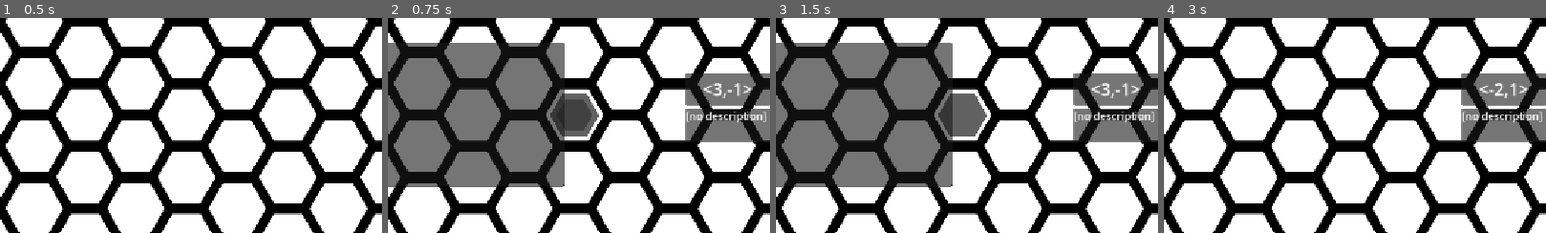
Above: before the commit, frames 1-4 (left to right).
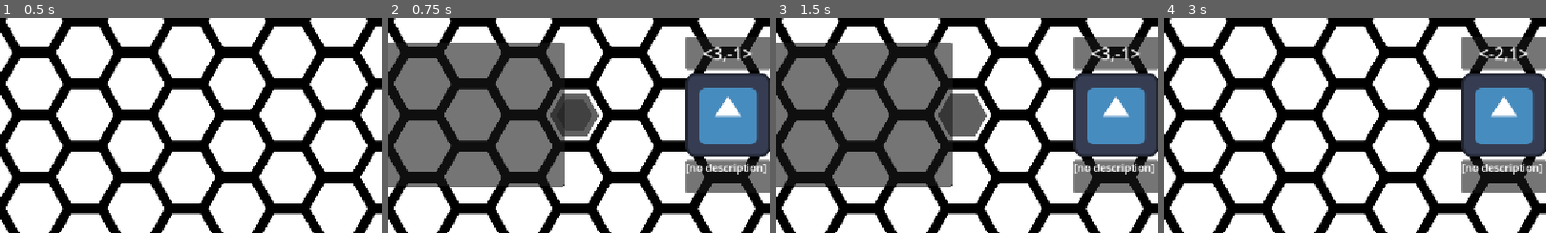
Above: after the commit, the same moments.

Repository: StickyBeacon/heks
Game: Godot game, scene res://player/player_object.tscn
Two runs of this game, one before a commit and one after it. Both use one fixed random seed, a clock stepped at 60 frames per second and the inputs below. The engine's default icon, where the game draws it, is replaced by a stand-in: a white triangle on a blue panel in a dark square.
Inputs (mouse positions are % of the whole screen's width and height, from its top left):
- Up to frame 1 (0.5 s): no input
- Up to frame 2 (0.75 s): tap Enter (enter) at 0.5 s; move the mouse to (72, 45) at 0.52 s; hold 1 (1) from 0.53 s (still down); click (72, 45) at 0.67 s
- Up to frame 3 (1.5 s): tap 2 (2) at 0.8 s; release 1 (1) at 1.25 s; tap Space at 1.25 s; drag from (30, 55) to (45, 70) at 1.27 s
- Up to frame 4 (3 s): tap Enter (enter) at 2 s; move the mouse to (60, 28) at 2.02 s; press the mouse at (60, 28) at 2.03 s; tap 1 (1) at 2.3 s; release the mouse at (60, 28) at 2.75 s; tap Space at 2.75 s; drag from (45, 70) to (20, 35) at 2.77 s
The pictures show only the part of the screen within x 50-100%, y 28-78%; the shares and areas given below are measured in that part.

Frame 1 is identical in both runs. In frame 2, 13% of the frame differs, in the area x 77-100%, y 8-82%; in frame 3, 13%; in frame 4, 13%.
Error after the commit: Invalid call. Nonexistent function 'get_tiles_ids' in base 'TileSetAtlasSource'. (res://paints/paintpallet.gd:30)

Commit message:
deftige undo en redo

Diff:
--- a/command_pattern/command_history.gd
+++ b/command_pattern/command_history.gd
@@ -9,22 +9,35 @@
 		redo()
 
 var history: Array[Command] = []
-var undone: Array[Command] = []  # holds undone commands
+var undone: Array[Command] = []
 
 func do(command: Command):
+	if command:
+		command.execute()
+		history.append(command)
+
+# used when holding down to paint multiple tiles
+# slight deviation from the pattern to allow more units of work
+func do_without_save(command: Command):
 	command.execute()
-	history.append(command)
+
+func save(command: Command):
+	if command:
+		history.append(command)
+#
 
 func undo():
 	if history.is_empty():
 		return
 	var cmd = history.pop_back()
-	cmd.undo()
-	undone.append(cmd)
+	if cmd:
+		cmd.undo()
+		undone.append(cmd)
 
 func redo():
 	if undone.is_empty():
 		return
 	var cmd = undone.pop_back()
-	cmd.execute()
-	history.append(cmd)
+	if cmd:
+		cmd.execute()
+		history.append(cmd)
--- /dev/null
+++ b/command_pattern/wrapper_command.gd
@@ -0,0 +1,19 @@
+extends Command
+
+class_name WrapperCommand
+
+var commands: Array[Command]
+
+func _init():
+	commands = []
+
+func execute():
+	for command in commands:
+		command.execute()
+
+func undo():
+	for command in commands:
+		command.undo()
+
+func extend(command: Command):
+	commands.push_back(command)
--- /dev/null
+++ b/paints/paint_button.tscn
@@ -0,0 +1,10 @@
+[gd_scene format=3 uid="uid://pu0kalvypn2d"]
+
+[node name="Control" type="TextureButton"]
+anchors_preset = 15
+anchor_right = 1.0
+anchor_bottom = 1.0
+offset_right = -1104.0
+offset_bottom = -600.0
+grow_horizontal = 2
+grow_vertical = 2
--- /dev/null
+++ b/paints/paintpallet.gd
@@ -0,0 +1,59 @@
+# PaintPalette.gd
+extends GridContainer
+class_name PaintPalette
+
+@export_node_path("TileMapLayer") var tilemap_layer_path
+@export var button_size := 48
+@export var include_alternatives := true
+
+signal tile_chosen(source_id: int, coords: Vector2i, alt_id: int)
+
+@onready var _layer: TileMapLayer = %TileMapLayer
+@onready var _tileset: TileSet = _layer.tile_set
+
+func _ready() -> void:
+	rebuild()
+
+func rebuild() -> void:
+	# clear old buttons
+	for c in get_children():
+		c.queue_free()
+
+	var group := ButtonGroup.new()
+
+	for source_id in _tileset.get_source_count():
+		var src := _tileset.get_source(source_id)
+		if src is TileSetAtlasSource:
+			var atlas := src as TileSetAtlasSource
+			var atlas_tex: Texture2D = atlas.get_texture()
+
+			for coords in atlas.get_tiles_ids():
+				var icon := _make_icon_from_atlas(atlas, atlas_tex, coords)
+				_add_button(group, icon, source_id, coords, 0)
+
+				if include_alternatives:
+					for alt_id in atlas.get_alternative_tile_ids(coords):
+						if alt_id == 0:
+							continue
+						# Alternatives usually share the same region; reuse icon.
+						_add_button(group, icon, source_id, coords, alt_id)
+
+func _make_icon_from_atlas(atlas: TileSetAtlasSource, atlas_tex: Texture2D, coords: Vector2i) -> Texture2D:
+	var r: Rect2i = atlas.get_tile_texture_region(coords) # <-- key call
+	var sub := AtlasTexture.new()
+	sub.atlas = atlas_tex
+	sub.region = Rect2(r.position, r.size) # AtlasTexture wants Rect2 (floats)
+	sub.filter_clip = true
+	return sub
+
+func _add_button(group: ButtonGroup, icon: Texture2D, source_id: int, coords: Vector2i, alt_id: int) -> void:
+	var btn := Button.new()
+	btn.toggle_mode = true
+	btn.button_group = group
+	btn.icon = icon
+	btn.expand_icon = true
+	btn.custom_minimum_size = Vector2(button_size, button_size)
+	btn.pressed.connect(func():
+		emit_signal("tile_chosen", source_id, coords, alt_id)
+	)
+	add_child(btn)
--- a/player/player_object.tscn
+++ b/player/player_object.tscn
@@ -10,7 +10,9 @@
 [ext_resource type="Texture2D" uid="uid://cpuk78oep3jpw" path="res://icon.svg" id="5_vetnn"]
 [ext_resource type="Script" uid="uid://cu4jd1e7buq54" path="res://player/text_writer.gd" id="6_eothe"]
 [ext_resource type="Script" uid="uid://cc3ps21i3xu53" path="res://command_pattern/commands.gd" id="10_ah2pu"]
+[ext_resource type="Script" uid="uid://djpkhwyfi6ok7" path="res://paints/paintpallet.gd" id="10_vivi0"]
 [ext_resource type="Script" uid="uid://cnr3jrtdmrnia" path="res://command_pattern/draw_command.gd" id="11_vivi0"]
+[ext_resource type="Script" uid="uid://dplgrnnwel83f" path="res://command_pattern/wrapper_command.gd" id="12_ah2pu"]
 
 [sub_resource type="TileSetAtlasSource" id="TileSetAtlasSource_5ut0x"]
 texture = ExtResource("2_q03rr")
@@ -45,6 +47,10 @@
 tile_size = Vector2i(102, 94)
 sources/0 = SubResource("TileSetAtlasSource_5ut0x")
 
+[sub_resource type="AtlasTexture" id="AtlasTexture_vivi0"]
+atlas = ExtResource("2_q03rr")
+region = Rect2(265, 8, 110, 96)
+
 [node name="PlayerObject" type="Node2D"]
 
 [node name="Camera2D" type="Camera2D" parent="."]
@@ -128,7 +134,6 @@
 grow_vertical = 2
 
 [node name="HexTexture" type="TextureRect" parent="UI/CanvasLayer/HexInfo"]
-visible = false
 layout_mode = 2
 texture = ExtResource("5_vetnn")
 
@@ -147,12 +152,12 @@
 grow_horizontal = 2
 grow_vertical = 2
 
-[node name="UIButtons" type="HBoxContainer" parent="UI/CanvasLayer"]
-visible = false
+[node name="UIButtons" type="GridContainer" parent="UI/CanvasLayer"]
 offset_left = 15.0
 offset_top = 15.0
 offset_right = 219.0
-offset_bottom = 115.0
+offset_bottom = 219.0
+script = ExtResource("10_vivi0")
 
 [node name="SelectButton" type="TextureButton" parent="UI/CanvasLayer/UIButtons"]
 custom_minimum_size = Vector2(100, 100)
@@ -199,6 +204,10 @@
 text = "Paint"
 horizontal_alignment = 1
 vertical_alignment = 1
+
+[node name="TextureButton" type="TextureButton" parent="UI/CanvasLayer/UIButtons"]
+layout_mode = 2
+texture_normal = SubResource("AtlasTexture_vivi0")
 
 [node name="ModeLabel" type="Label" parent="UI/CanvasLayer"]
 unique_name_in_owner = true
@@ -261,3 +270,6 @@
 
 [node name="DrawCommand" type="Node" parent="Commands"]
 script = ExtResource("11_vivi0")
+
+[node name="WrapperCommand" type="Node" parent="Commands"]
+script = ExtResource("12_ah2pu")
--- a/player/tile_select.gd
+++ b/player/tile_select.gd
@@ -3,7 +3,7 @@
 @onready var tile_map : TileMapLayer = %TileMapLayer
 @onready var camera : Camera2D = %Camera2D
 
-# @onready var DrawCommand = load("res://command_pattern/draw_command.gd")
+@onready var currentAction: WrapperCommand
 
 var selected_pos : Vector2 = Vector2.ZERO
 var selected : bool = false:
@@ -30,8 +30,19 @@
 
 			if %ModeManager.current_mode == 2:
 				if Input.is_action_pressed("left_click"):
+
+					# NOTE zie settings autoload
+					# create new currentAction if empty
+					if !currentAction:
+						currentAction = WrapperCommand.new()
+
 					paint(hover_pos)
 
+	# check for a realise in painting if so save the current action
+	if event is InputEventMouseButton:
+		if event.button_index == MOUSE_BUTTON_LEFT and Input.is_action_just_released("left_click"):
+			CommandHistory.save(currentAction)
+			currentAction = null
 
 func select_hex(pos : Vector2) -> void:
 	if (pos == selected_pos and selected) or %TileDataManager.is_out_of_bounds(pos):
@@ -58,6 +69,10 @@
 		1:
 			select_hex(pos)
 		2:
+			# NOTE zie settings autoload
+			# create new currentAction if empty
+			if !currentAction:
+				currentAction = WrapperCommand.new()
 			paint(pos)
 		_:
 			print("%s: mode %s doesnt exist " % [name, %ModeManager.current_mode])
@@ -69,7 +84,10 @@
 
 	# check before we do the command if this even is a command...
 	if old_paint != %ModeManager.current_paint_alt:
+
 		var drw_cmd = DrawCommand.new(tile_map, pos, %ModeManager.current_paint_alt, old_paint)
-		CommandHistory.do(drw_cmd);
-		#var current_atlas_coords = tile_map.get_cell_atlas_coords(pos)
-		#tile_map.set_cell(pos, tile_map.get_cell_source_id(pos), current_atlas_coords, %ModeManager.current_paint_alt)
+		CommandHistory.do_without_save(drw_cmd);
+
+		# only extend real drawwings! no selects
+		#if %ModeManager.current_paint_alt == 1:
+		currentAction.extend(drw_cmd);
--- a/player/ui_manager.gd
+++ b/player/ui_manager.gd
@@ -1,5 +1,4 @@
 extends Node
-
 
 func select_hex(pos : Vector2, unselect : bool = false):
 	if unselect:
@@ -7,3 +6,37 @@
 		return
 	%HexInfo.visible = true
 	%HexPos.text = "<%s,%s>" % [int(pos.x),int(pos.y)]
+
+
+# code for the UI paint buttons
+var selected_tile_id: int = -1
+
+func _on_paint_button_pressed(tile_id: int):
+	selected_tile_id = tile_id
+	print("Selected tile:", tile_id)
+
+@onready var tileset = %TileMapLayer.tile_set
+#@onready var ui_buttons: HBoxContainer = $"../UI/CanvasLayer/UIButtons"
+const PAINT_BUTTON = preload("res://paints/paint_button.tscn")
+
+#func _ready():
+	#create_paint_buttons(ui_buttons)
+#
+#func create_paint_buttons(container: Node):
+	## Loop over all sources in the TileSet
+	#for source_id in tileset.get_source_count():
+		#var source = tileset.get_source(source_id)
+		#if source is TileSetAtlasSource:
+			#var atlas_source := source as TileSetAtlasSource
+			#
+			## Loop over all tile coords inside the atlas
+			#for tile_id in atlas_source.get_tiles_count():
+				#var coords = atlas_source.get_tile_id(tile_id)
+				#var texture = atlas_source.get_tile_texture(coords)
+				#
+				#if texture:
+					#var btn = TextureButton.new()
+					#btn.texture_normal = texture
+					#btn.custom_minimum_size = Vector2(48, 48)
+					#btn.connect("pressed", Callable(self, "_on_paint_button_pressed").bind(source_id, coords))
+					#container.add_child(btn)
--- a/project.godot
+++ b/project.godot
@@ -18,6 +18,7 @@
 [autoload]
 
 CommandHistory="*res://command_pattern/command_history.gd"
+Settings="*res://settings.gd"
 
 [display]
 
--- /dev/null
+++ b/settings.gd
@@ -0,0 +1,31 @@
+extends Node
+
+# TODO deze optie is nog niet geimplementeerd
+
+"""
+
+when true:
+zolang de muis is gepressed
+commands worden geagregeerd onder 1 commando en dus in 1 ctrl-z ongedaan gemaakt
+en ctrl-y voor te herdoen
+
+when false:
+heeft ctrl-z invloed heeft op de kleinste eenheid
+van aanpassing
+
+"""
+var aggregate_pressing_commands := true
+
+# TODO implement
+
+"""
+
+when true:
+if you fire a new command while you can theoreticly still redo something that wass undone before.
+you remove the capability to redo this
+
+when false:
+even when you edit after you undo you can still redo undone actions
+
+"""
+var hard_delete_redo := true
Not shown, added: command_pattern/wrapper_command.gd.uid
Not shown, added: paints/paintpallet.gd.uid
Not shown: 1 places in player/player_object.tscn that only renumber resources
Not shown, added: settings.gd.uid
